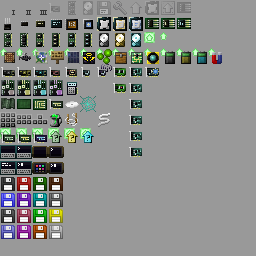
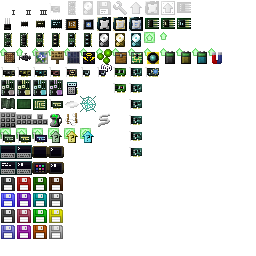
Two versions of the same layered image (256 × 256). Layer-by-layer changes:
hid "back inventory" over [0, 0, 256, 256]
